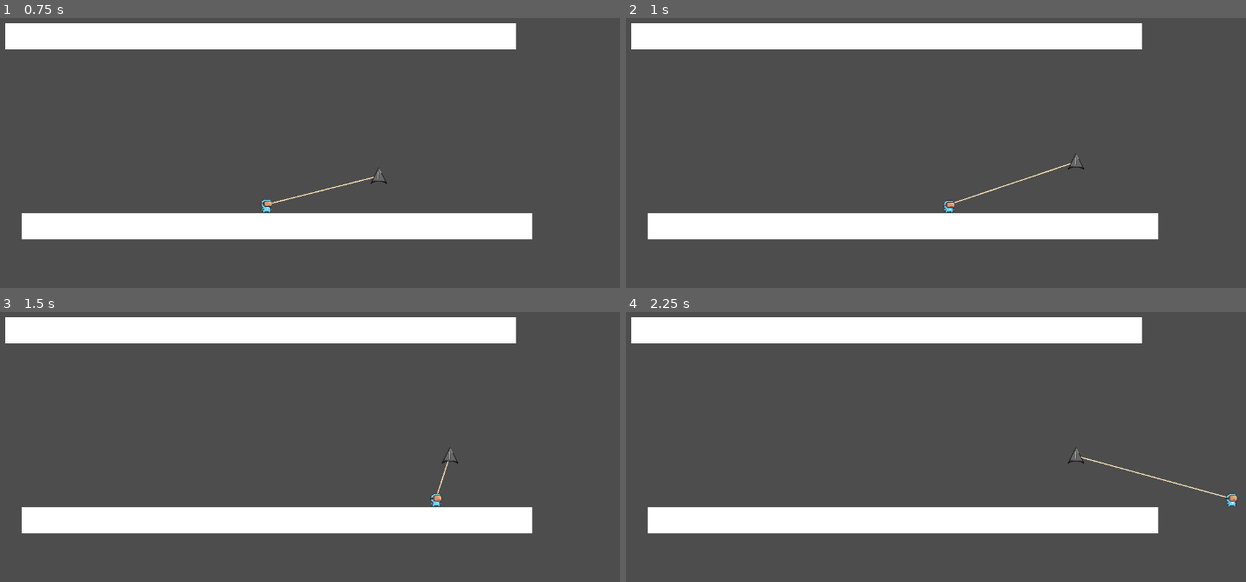
Above: before the commit, frames 1-4 (two rows, left to right).
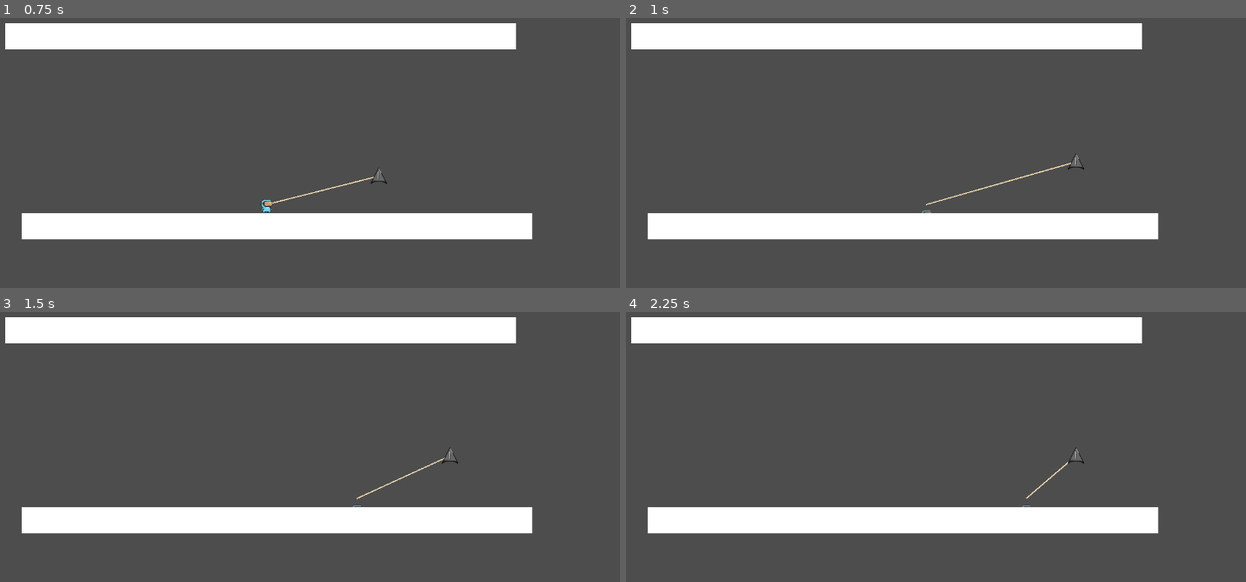
Above: after the commit, the same moments.

Repository: tmoss0/Project-Plant
Game: Godot game, scene res://scenes/levels/level_1/level_1.tscn
Same seed, same stepped clock (60 frames per second), same inputs: the game is played once before the commit and once after it.
Inputs (mouse positions are in pixels of both pictures, inside the frame that each line leads up to):
- Up to frame 1 (0.75 s): tap Enter at 0.5 s; move the mouse to (421, 166) at 0.52 s; hold D (move_right) from 0.53 s (still down); click (421, 166) at 0.6 s
- Up to frame 2 (1 s): keep holding D (move_right); tap Space (jump) at 0.77 s; tap C (burrow, bound only after the commit) at 0.8 s
- Up to frame 3 (1.5 s): keep holding D (move_right); move the mouse to (130, 501) at 1.27 s; tap C (burrow, bound only after the commit) at 1.35 s
- Up to frame 4 (2.25 s): tap Space (jump) at 1.52 s; click (756, 501) at 1.55 s; move the mouse to (967, 393) at 2.02 s; release D (move_right) at 2.03 s; hold A (move_left) from 2.03 s (still down); click (967, 393) at 2.1 s

Frame 1 is identical in both runs. In frame 2, 0.3% of the frame differs, in the area x 47-72%, y 53-73%; in frame 3, 0.2%; in frame 4, 0.3%.

Commit message:
Add burrow mechanic and animation

Diff:
--- a/project.godot
+++ b/project.godot
@@ -51,6 +51,11 @@
 "events": [Object(InputEventMouseButton,"resource_local_to_scene":false,"resource_name":"","device":-1,"window_id":0,"a …(258 unchanged characters)…
 ]
 }
+burrow={
+"deadzone": 0.5,
+"events": [Object(InputEventKey,"resource_local_to_scene":false,"resource_name":"","device":-1,"window_id":0,"alt_pressed":false,"shift_pressed":false,"ctrl_pressed":false,"meta_pressed":false,"pressed":false,"keycode":0,"physical_keycode":67,"key_label":0,"unicode":99,"location":0,"echo":false,"script":null)
+]
+}
 
 [layer_names]
 
--- a/scenes/characters/player.tscn
+++ b/scenes/characters/player.tscn
@@ -120,6 +120,8 @@
 [node name="GrapplingHook" type="Node2D" parent="."]
 script = ExtResource("2_rwc6h")
 HOOK_TRAVEL_SPEED = 1000.0
+PULL_SPEED = 750.0
+SWING_SPEED = 300.0
 
 [node name="GrappleRaycast" type="RayCast2D" parent="GrapplingHook"]
 collision_mask = 6
@@ -144,6 +146,8 @@
 
 [node name="BurrowState" type="Node" parent="."]
 script = ExtResource("7_pbip8")
+burrow_slide_depth = 20.0
+burrow_slide_speed = 10.0
 
 [connection signal="burrow_ended" from="BurrowState" to="." method="_on_burrow_ended"]
 [connection signal="burrow_started" from="BurrowState" to="." method="_on_burrow_started"]
--- a/scripts/player/burrow_state.gd
+++ b/scripts/player/burrow_state.gd
@@ -6,10 +6,13 @@
 
 @export var duration: float = 2.0
 @export var speed_multiplier: float = 0.5
+@export var burrow_speed: float = 200.0
+@export var burrow_slide_depth: float = 10.0
+@export var burrow_slide_speed: float = 5.0
 
 var is_burrowed: bool = false
+var can_burrow: bool = true
 var burrow_timer: float = 0.0
-var can_burrow: bool = true
 
 # Reference to parent player node
 var player: CharacterBody2D
@@ -20,11 +23,16 @@
 func _physics_process(delta: float) -> void:
 	if is_burrowed:
 		burrow_timer += delta
+		player.velocity.y = burrow_speed
+
+		var direction := Input.get_axis("move_left", "move_right")
+		if direction:
+			player.velocity.x = direction * player.SPEED * speed_multiplier
+		else:
+			player.velocity.x = 0
+
 		if burrow_timer >= duration:
 			end_burrow()
-
-	if Input.is_action_just_pressed("burrow") and player.abilites_unlocked["burrowing"] and can_burrow and !is_burrowed:
-		start_burrow()
 
 func start_burrow() -> void:
 	is_burrowed = true
@@ -35,6 +43,7 @@
 	player.set_collision_mask_value(1, false)
 
 	# Stop vertical movement when starting burrow
+	player.velocity.x = 0
 	player.velocity.y = 0
 
 	burrow_started.emit()
--- a/scripts/player/grappling_hook.gd
+++ b/scripts/player/grappling_hook.gd
@@ -51,7 +51,7 @@
 	grapple_raycast.exclude_parent = true
 
 # Process input from player
-func _process(delta: float):
+func _process(_delta: float):
 	if Input.is_action_just_pressed("jump") and is_hook_attached:
 		release_grapple()
 
@@ -152,7 +152,7 @@
 			character.velocity = tangent * character.velocity.dot(tangent)
 
 # Shoot the grappling hook
-func shoot_grapple(delta: float):
+func shoot_grapple(_delta: float):
 	if is_hook_attached or is_hook_traveling:
 		return
 
--- a/scripts/player/player.gd
+++ b/scripts/player/player.gd
@@ -11,26 +11,26 @@
 @onready var burrow_state = $BurrowState
 
 var abilites_unlocked = {
-	"grappling": false,
-	"climbing": false,
-	"burrowing": false,
-	"thorns": false
+	"grappling": true,
+	"climbing": true,
+	"burrowing": true,
+	"thorns": true
 }
 
-func _ready() -> void:
-	burrow_state.burrow_started.connect(_on_burrow_started)
-	burrow_state.burrow_ended.connect(_on_burrow_ended)
-
 func _physics_process(delta: float) -> void:
-	if Input.is_action_just_pressed("grapple"):
+	# Grappling hook handlers
+	if Input.is_action_just_pressed("grapple") and abilites_unlocked["grappling"] and !burrow_state.is_burrowed:
 		grappling_hook.shoot_grapple(delta)
-
 	if grappling_hook.is_hook_traveling:
 		grappling_hook.update_traveling_grapple(delta)
 	elif grappling_hook.is_hook_attached:
 		grappling_hook.handle_grappled_player_movement(delta)
 	else:
 		handle_normal_movement(delta)
+
+	# Burrow handling
+	if Input.is_action_just_pressed("burrow") and abilites_unlocked["burrowing"] and burrow_state.can_burrow and !burrow_state.is_burrowed:
+		burrow_state.start_burrow()
 
 	move_and_slide()
 	update_animations()
@@ -60,16 +60,23 @@
 		coyote_timer.start()
 
 func update_animations() -> void:
+	# Burrow animations
 	if burrow_state.is_burrowed:
 		if sprite.sprite_frames.has_animation("burrow"):
-			sprite.play("burrow")
-		return
+			if sprite.animation != "burrow":
+				sprite.play("burrow")
+		else:
+			sprite.position.y = lerp(sprite.position.y, burrow_state.burrow_slide_depth, burrow_state.burrow_slide_speed * get_physics_process_delta_time())
+	else:
+		sprite.position.y = lerp(sprite.position.y, 0.0, burrow_state.burrow_slide_speed * get_physics_process_delta_time())
 
+	# Grapple animations
 	if grappling_hook.is_hook_attached:
 		if sprite.sprite_frames.has_animation("grapple"):
 			sprite.play("grapple")
 		return
 
+	# Jumping and falling animations
 	if !is_on_floor():
 		if velocity.y < 0:
 			if sprite.animation != "jump":
